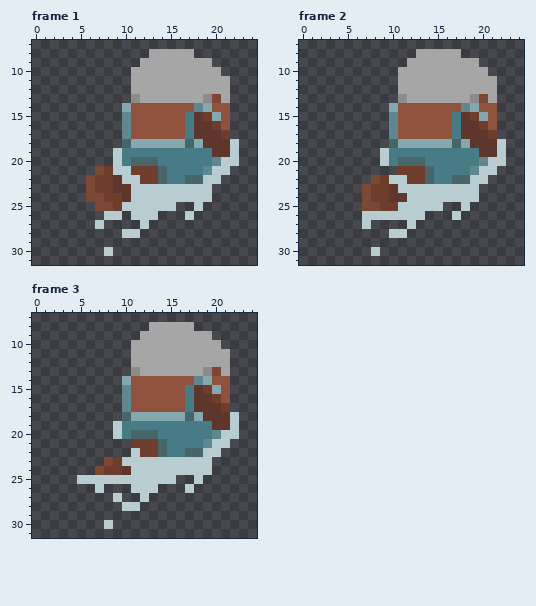
File history of a pixel-art file, Characters/.ase/Justin-Beaver.aseprite. Above, as it was before the edit.
32x32 pixels, 3 frames. Shown: frame 1: x 0..24, y 7..31; frame 2: x 0..24, y 7..31; frame 3: x 0..24, y 7..31. The commit also changed other frames, which this record leaves out.
Now the later version:
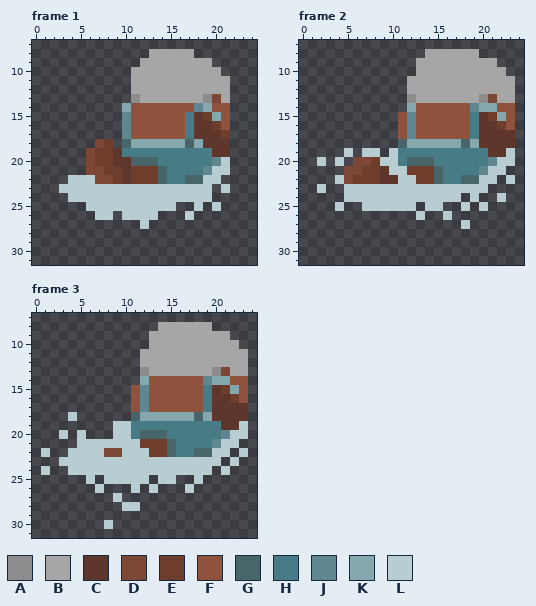
Palette (. is transparent): A #8c8c8c  B #a6a6a6  C #5e362b  D #7d4736  E #6e3d2b  F #8f523d  G #48656a  H #477b85  J #60878f  K #84a8ae  L #b8cdd1
Commit message: Justin & Sal idle
Difference:
Changed rows in their new state; - is an unchanged pixel.
Frame 1, layer "Justin-Beaver-16-Water":
first column x 3:
18 ----DE-------------.
19 ---DEEC------------.
20 ---DEECC-----------.
21 ---D--EC------------
22 -LLLDDECE-----------
23 LLLLLLLL----------L-
24 -LLLLLLL------------
25 ---LLLL----------L--
26 ----L-.L------------
27 ----.---------------
28 -------..-----------
30 -----.--------------
Frame 2, layer "Justin-Beaver-16-Water":
first column x 2:
 8 -----------.----BB----
 9 ----------.-------BB--
10 ---------..--------BB-
11 ---------.----------BB
12 ---------.----------BB
13 ---------.A------BADBB
14 --------..K-----FJKKFF
15 --------.-J----FFHCEKF
16 --------.-J----FFHCCEF
17 --------.-J----FFH-CCC
18 --------.G-----KGK--CC
19 ---L-LL.L---------H-CL
20 L-L-DDE-LH--G-----HJ-L
21 ---DDEECLL--EG---HJ-L-
22 --LDEEECC-L-EG-H-G-L-L
23 L--LLLLLL---------L---
24 ---LLLLLLL------.---L-
25 --L--LLLL--.------L---
26 -----......---L.------
27 -----.----.-----L-----
28 --------..------------
30 ------.---------------
Frame 3, layer "Justin-Beaver-16-Water":
first column x 1:
 8 ------------.----BB----
 9 -----------.-------BB--
10 ----------..--------BB-
11 ----------.----------BB
12 ----------.----------BB
13 ----------.A------BADBB
14 ---------..K-----FJKKFF
15 ---------.-J----FFHCEKF
16 ---------.-J----FFHCCEF
17 ---------.-J----FFH-CCC
18 ---L-----.G-----KGK--CC
19 ---------L---------H-CL
20 --L-L----LH--G-----HJ-L
21 ----LLLLLLL--EG---HJ-L-
22 L--LLLLDDL-L-EG-H-G-L-L
23 --LLLLLLL----------L-L-
24 L--LLLLLLL----------L--
25 ----.-.-----.----------
26 -----------.-----------
27 -----------.-----------
Pixel boxes of the changes (left, top, right, bottom) in both pictures:
changed: (59, 139, 140, 256)
changed: (212, 139, 239, 211)
changed: (317, 49, 515, 256)
changed: (41, 322, 248, 502)
